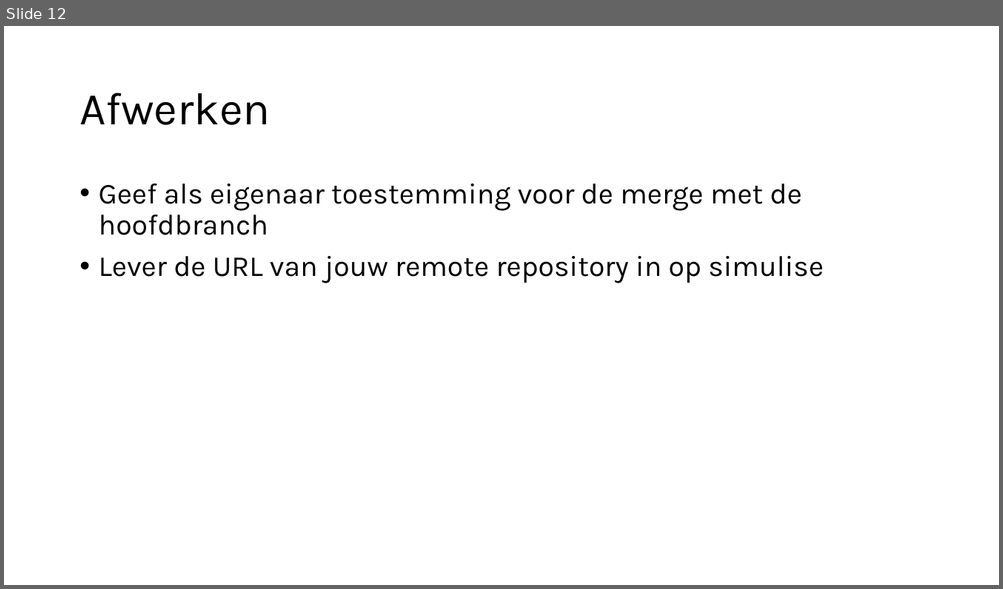
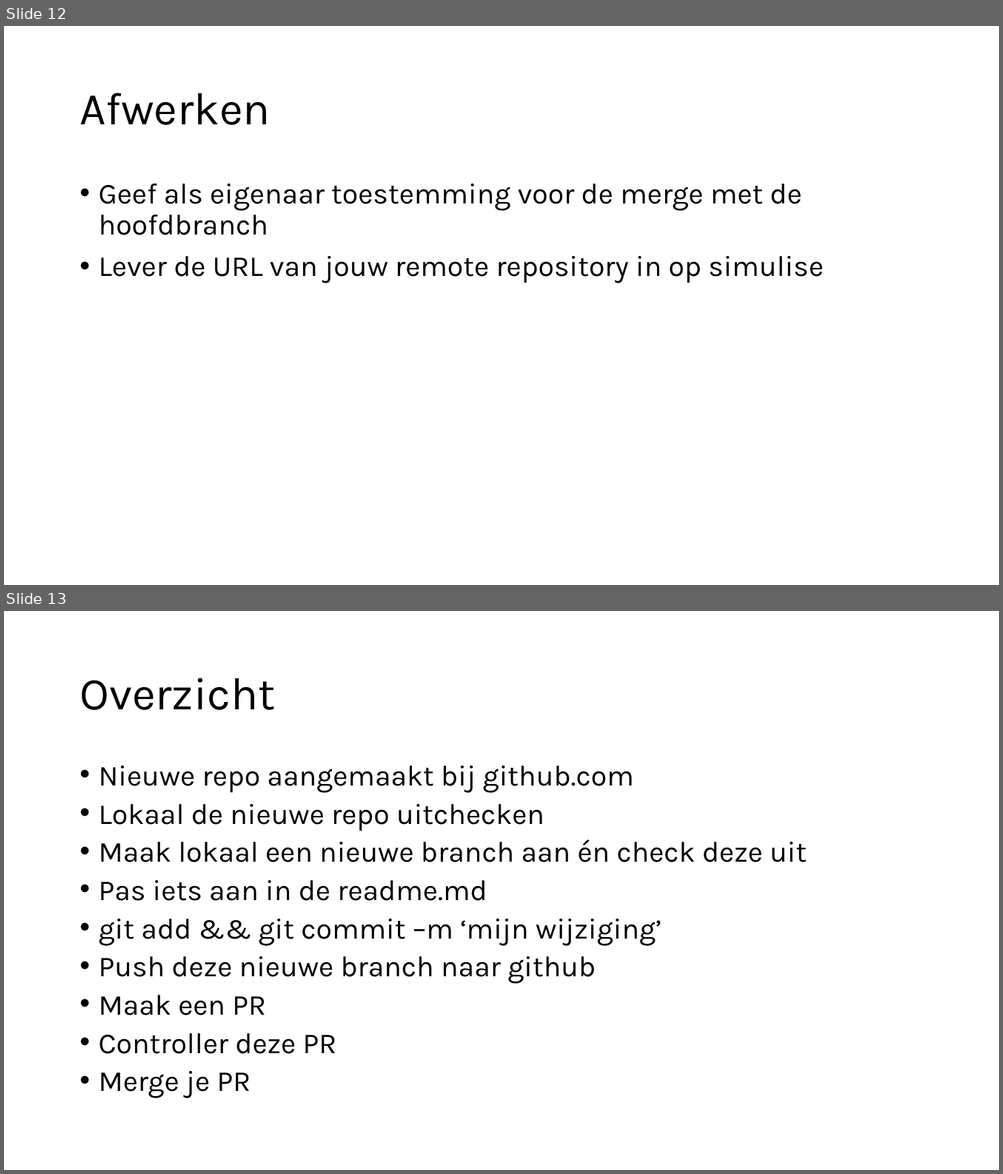
Before and after one commit to djsjollema/lessen-gamedevelopment, a slide deck: M2/Skill/5-Pull request/5 Pull Request.pptx. Shown one above the other, each under a label of ours: slide 12 before the commit, slides 12 and 13 after it. The pictures are 1003x589 and 1003x1174 pixels, drawn with LibreOffice and Linux fonts; fonts in the diff are those of the drawing. Boxes give left, top, right and bottom in pixels: in the first picture for what was removed or moved away, otherwise in the second. Text is boxed around its words. In the diff, an @@ line names an element or a change of style, - is before the commit and + after.

```diff
--- a/M2/Skill/5-Pull request/5 Pull Request.pptx
+++ b/M2/Skill/5-Pull request/5 Pull Request.pptx
@@ slide 13 added at box(4, 611, 999, 1170), background #FFFFFF @@
@@ title added at box(79, 678, 275, 710), 44 pt, text #000000 @@
+Overzicht
@@ text added at box(99, 766, 806, 1099), 28 pt, text #000000 @@
+• Nieuwe repo aangemaakt bij github.com
+• Lokaal de nieuwe repo uitchecken
+• Maak lokaal een nieuwe branch aan én check deze uit
+• Pas iets aan in de readme.md
+• git add && git commit –m ‘mijn wijziging’
+• Push deze nieuwe branch naar github
+• Maak een PR
+• Controller deze PR
+• Merge je PR
```
Also in this commit, not shown: 1 slide changed.
